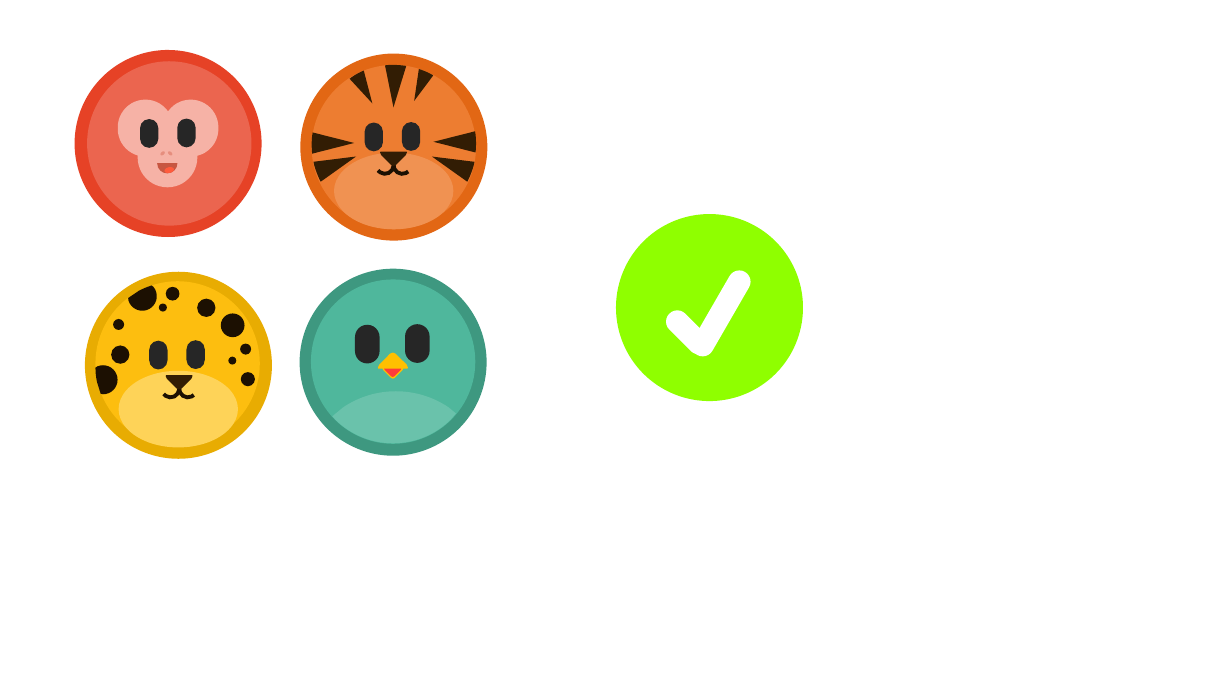
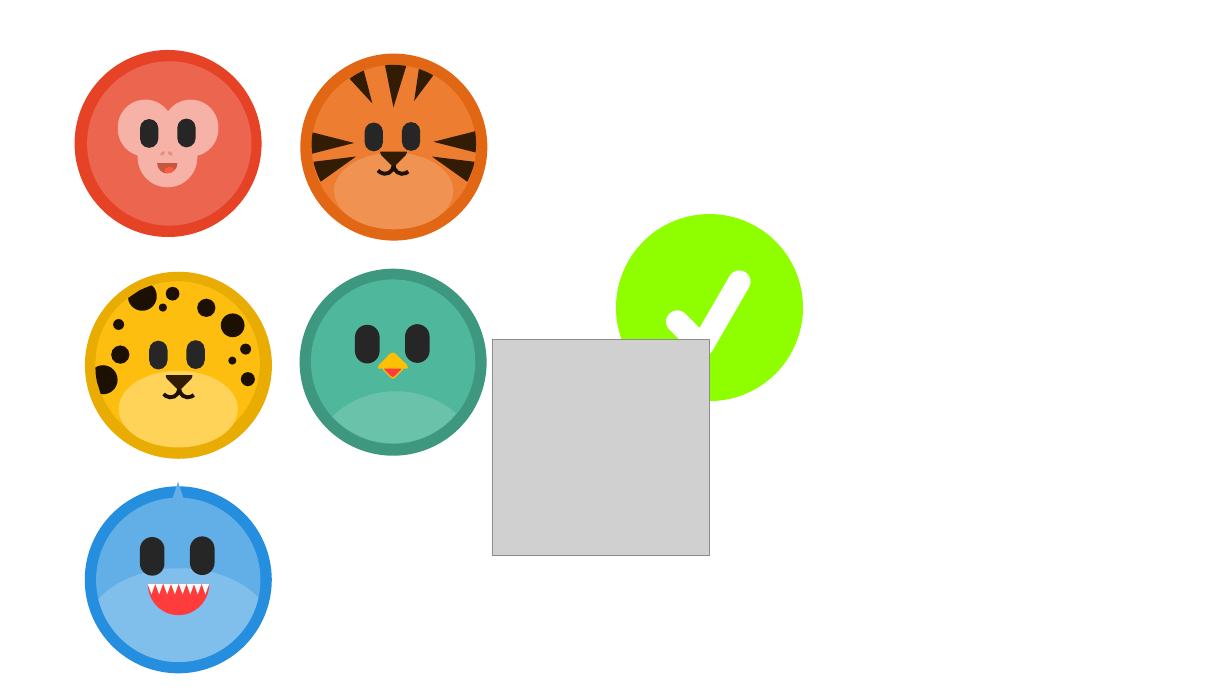
Before and after one commit to pedrogmo/projetopp2, a slide deck: slide 26 of slide/Apresentação1.pptx. Drawn at 1232x693 pixels with LibreOffice and Linux fonts; fonts in the diff are those of the drawing; grey boxes stand for pictures. Boxes give left, top, right and bottom in pixels: in the first picture for what was removed or moved away, otherwise in the second. Text is boxed around its words. In the diff, an @@ line names an element or a change of style, - is before the commit and + after.

Commit message:
baby shark doo doo doo

```diff
--- a/slide/Apresentação1.pptx
+++ b/slide/Apresentação1.pptx
@@ picture added at <box>493,339,709,555</box> @@
@@ rounded rectangle added at <box>85,486,272,673</box>, fill #258EDF @@
@@ rounded rectangle added at <box>96,498,261,663</box>, fill #62AFE8 @@
@@ triangle added at <box>163,482,194,530</box>, fill #62AFE8 @@
@@ rounded rectangle added at <box>140,537,165,576</box>, fill #262626 @@
@@ rounded rectangle added at <box>190,537,215,576</box>, fill #262626 @@
@@ freeform shape added at <box>99,568,259,662</box>, fill #80BEEC @@
@@ group added at <box>148,584,209,616</box>: 8 triangles, 1 freeform shape @@
```
